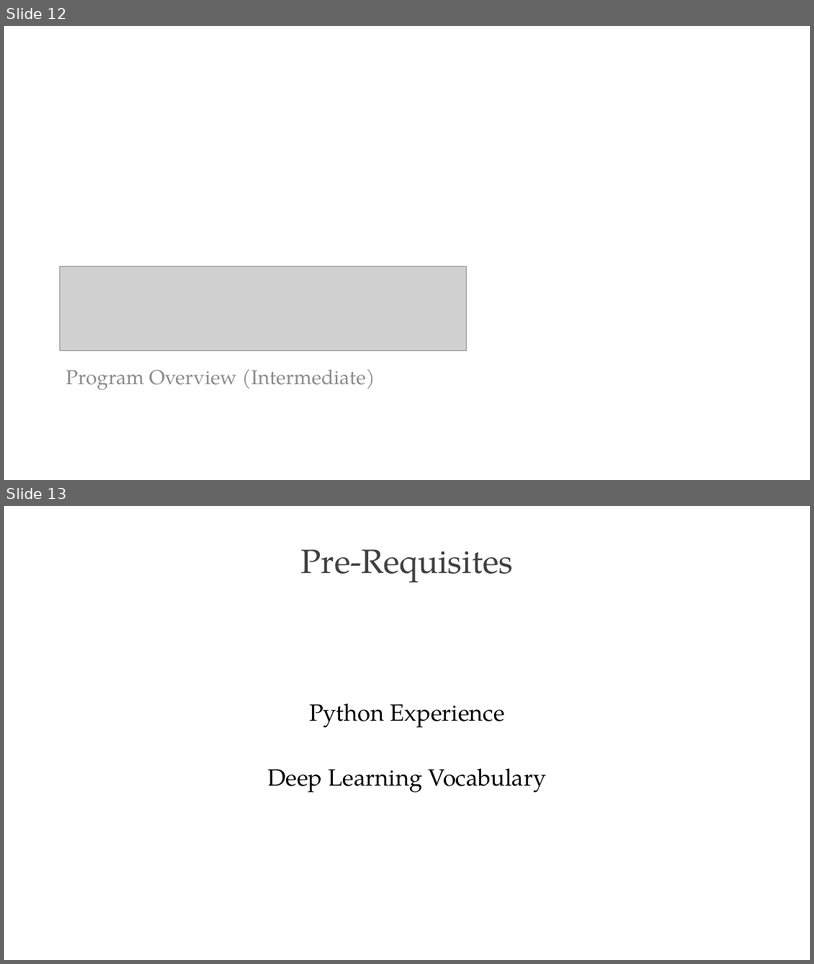
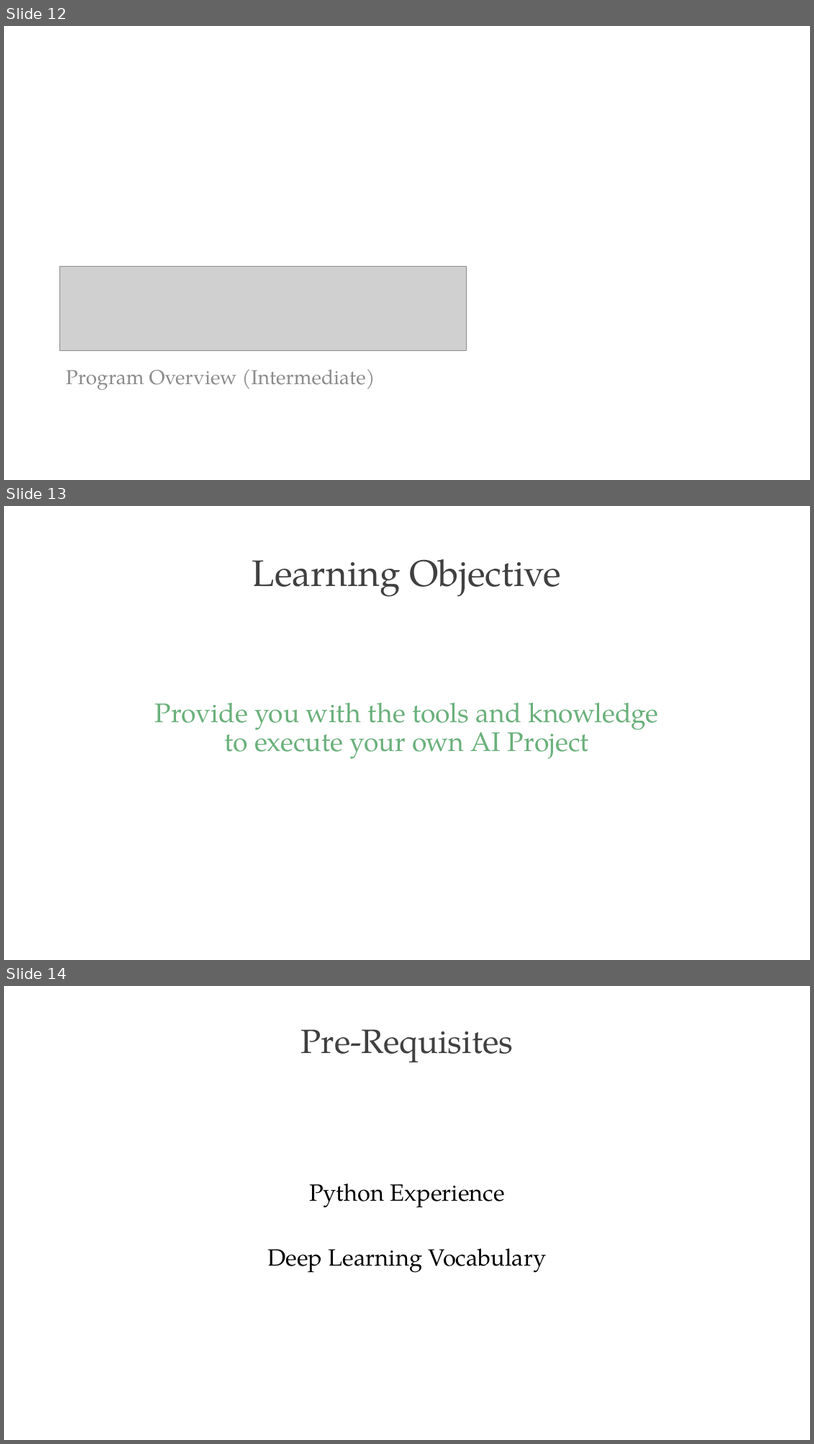
Before and after one commit to PracticumAI/what_is_ai, a slide deck: presentations/01_practicum_intro.pptx. Shown one above the other, each under a label of ours: slides 12 and 13 before the commit, slides 12, 13 and 14 after it. The pictures are 814x964 and 814x1444 pixels, drawn with LibreOffice and Linux fonts; fonts in the diff are those of the drawing; grey boxes stand for pictures. Boxes give left, top, right and bottom in pixels: in the first picture for what was removed or moved away, otherwise in the second. Text is boxed around its words. In the diff, an @@ line names an element or a change of style, - is before the commit and + after.

```diff
--- a/presentations/01_practicum_intro.pptx
+++ b/presentations/01_practicum_intro.pptx
@@ slide 13 added at <box>4,506,810,960</box>, background #FFFFFF @@
@@ title added at <box>252,559,561,597</box>, 44 pt, text #404040 @@
+Learning Objective
@@ text added at <box>155,703,658,759</box>, 32 pt, text #6AB07B @@
+Provide you with the tools and knowledge to execute your own AI Project
@@ what was slide 13 is now slide 14 @@
```
Also in this commit, not shown: 2 slides changed, 3 other slides added, 1 slide removed, 1 other file.
